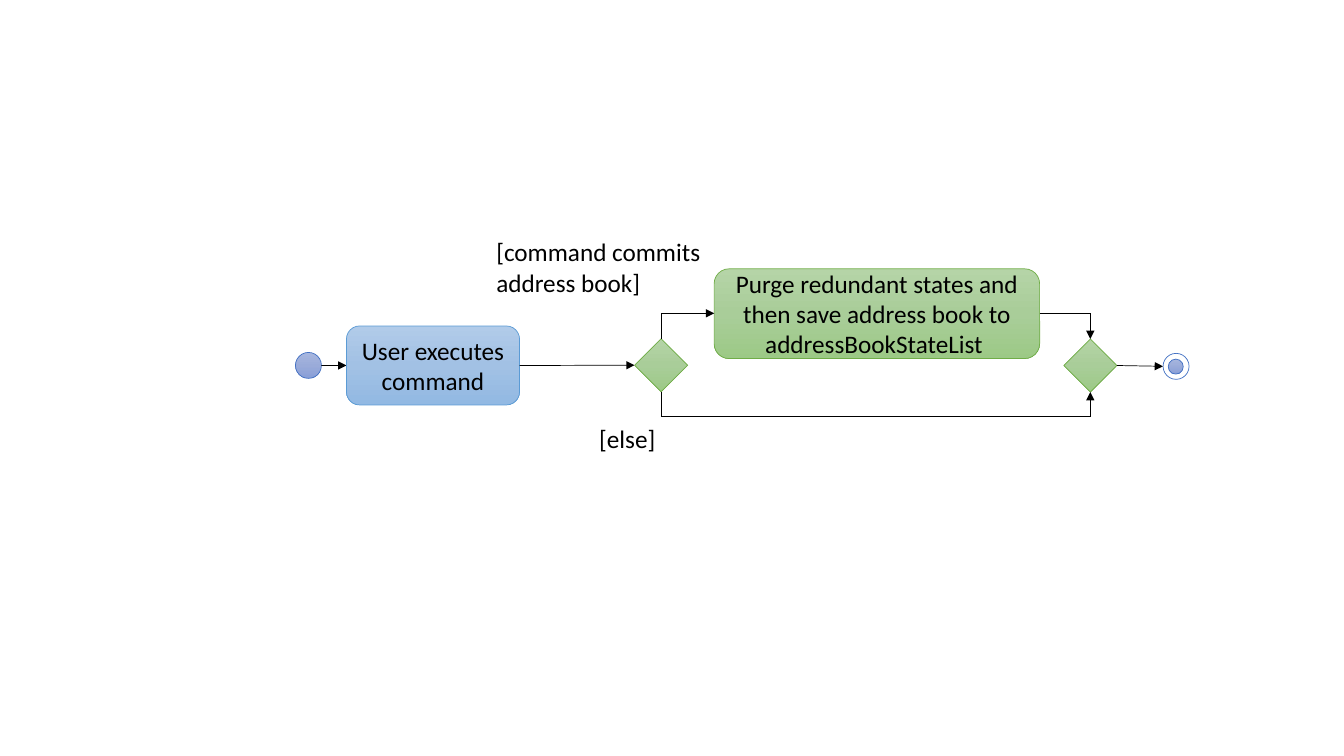
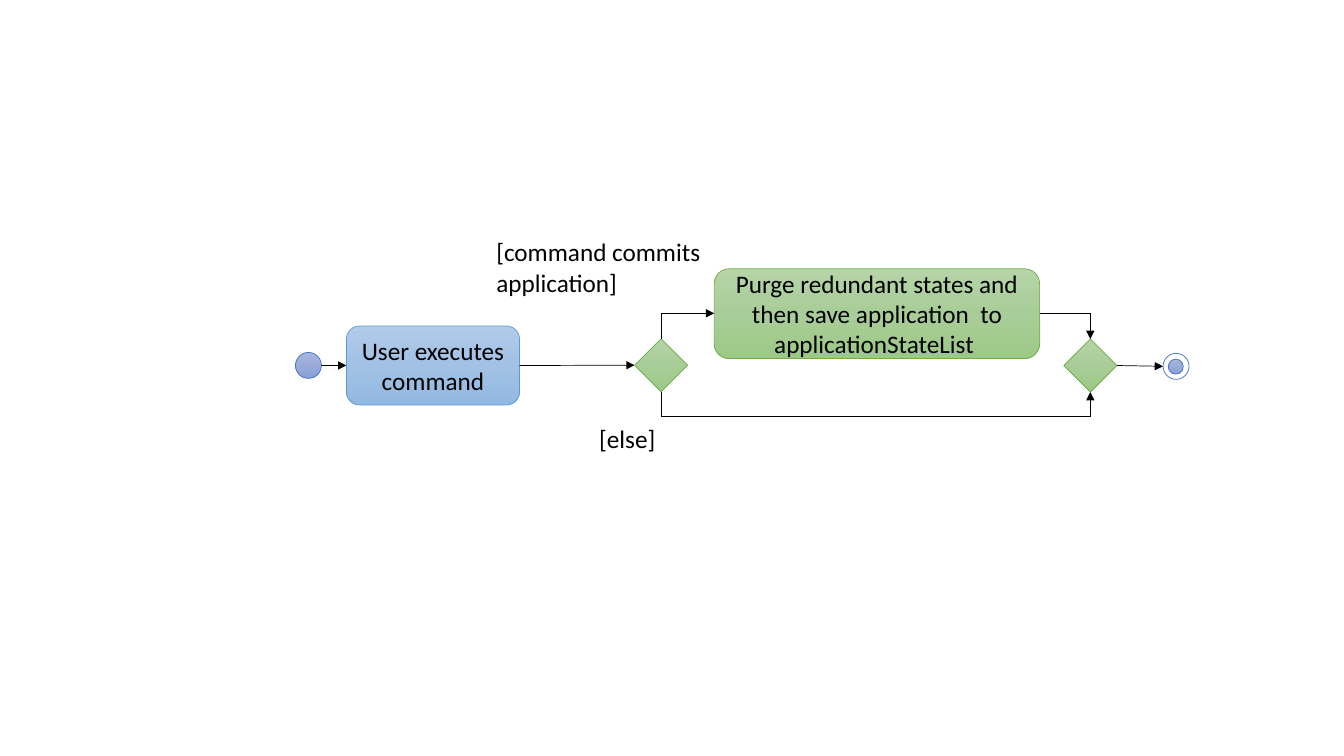
Before and after one commit to chyeo/main, a slide deck: slide 1 of docs/diagrams/UndoRedoActivityDiagram.pptx. Drawn at 1344x756 pixels with LibreOffice and Linux fonts; fonts in the diff are those of the drawing. Boxes give left, top, right and bottom in pixels: in the first picture for what was removed or moved away, otherwise in the second. Text is boxed around its words. In the diff, an @@ line names an element or a change of style, - is before the commit and + after.

```diff
--- a/docs/diagrams/UndoRedoActivityDiagram.pptx
+++ b/docs/diagrams/UndoRedoActivityDiagram.pptx
@@ text at (496, 242, 700, 296): text changed @@
-[command commits address book]
+[command commits application]
@@ text in rounded rectangle at (736, 275, 1018, 360): text changed @@
-Purge redundant states and then save address book to addressBookStateList
+Purge redundant states and then save application to applicationStateList
```
Also in this commit, not shown: 5 other files.
